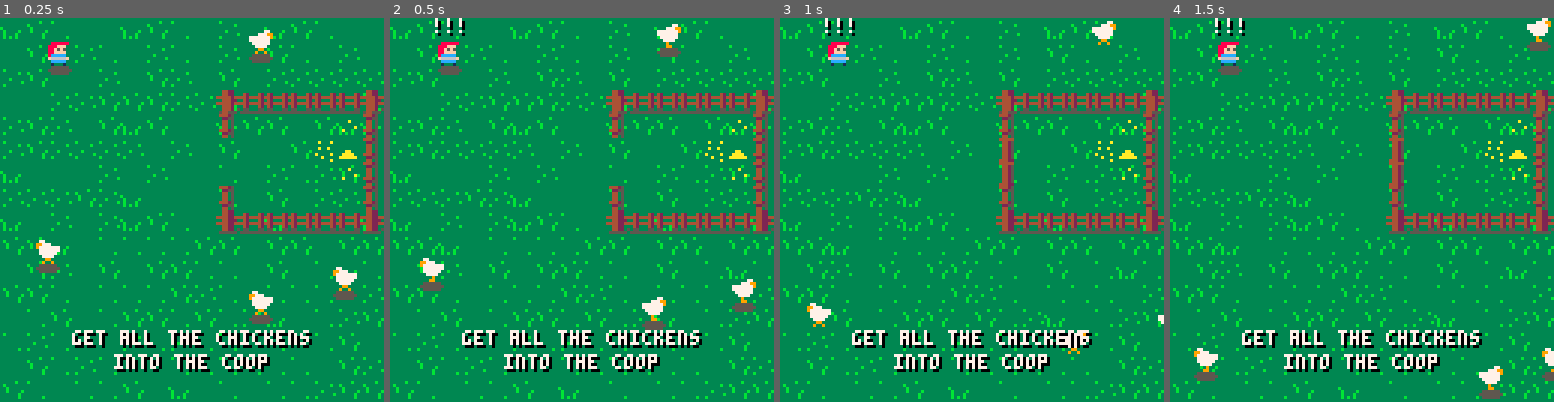
Above: before the commit, frames 1-4 (left to right).
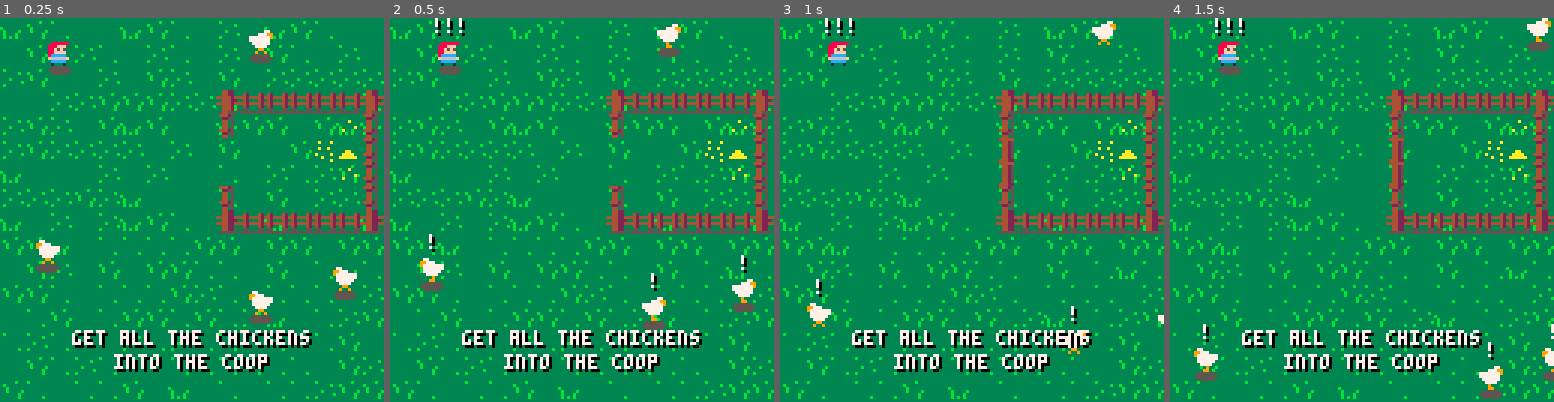
Above: after the commit, the same moments.

Repository: stevelavietes/pico8carts
Game: PICO-8 cartridge chickens.p8
The game is run twice, just before and just after one commit, with the same random seed, the same clock (stepped at 60 frames per second) and the same inputs.
Inputs:
- Up to frame 1 (0.25 s): no input
- Up to frame 2 (0.5 s): tap X (X key) at 0.33 s
- Up to frame 3 (1 s): tap O (Z key) at 0.7 s
- Up to frame 4 (1.5 s): tap X (X key) at 1.07 s

Frame 1 is identical in both runs. In frame 2, 0.1% of the frame differs, in the area x 10-93%, y 56-72%; in frame 3, 0.1%; in frame 4, 0.1%.

Commit message:
Try to do a better job of teaching the X and Z buttons. Make the chickens react with ! or ? so the effects of shouting are more clear.

Diff:
--- a/chickens.p8
+++ b/chickens.p8
@@ -1,7 +1,7 @@
 pico-8 cartridge // http://www.pico-8.com
 version 5
 __lua__
--- chickens!!! v1.0
+-- chickens!!! v1.1
 -- by jminor
 
 sprites={}
@@ -17,6 +17,8 @@
 players={}
 living={}
 obstacles={}
+shouted=false
+gated=false
 
 function mksprite(x,y,vx,vy,v)
  return {
@@ -57,6 +59,7 @@
      v)
     s.ntiles=2
     s.update=chx_update
+    s.eating=false
     add(sprites,s)
     add(chickens,s)
     add(living,s)
@@ -149,6 +152,7 @@
   s:update()
  end
  if btnp(4) then
+  gated=true
   toggle_gate()
  end
 end
@@ -163,7 +167,7 @@
   if gate_open then
    cprint2("z to open/close the gate",64,14*8,7)
   else
-   cprint2("you win!!!",64,14*8,rnd(16))
+   cprint2("you win!!!",64,12*8,rnd(16))
    if #players == 1 then
 	   players[1]:say("i did it!")
 	  else
@@ -176,9 +180,12 @@
   if t<200 then
    cprint2("get all the chickens",64,13*8,7)
    cprint2("into the coop",64,14*8,7)
-  elseif t<400 then
-   cprint2("x to shout",64,13*8,7)
-   cprint2("z to open/close the gate",64,14*8,7)
+  else
+   if not shouted then
+    cprint2("x to shout",64,13*8,7)
+   elseif not gated then
+    cprint2("z to open/close the gate",64,13*8,7)
+   end
   end
  end
 end
@@ -301,9 +308,15 @@
  if btn(2) then s.vy=-1/8 end
  if btn(3) then s.vy=1/8 end
  if btnp(5) then
+  shouted=true
   s:say("!!!")
   for c in all(chickens) do
    flee(c,s)
+   if c.eating then
+    c:say("?")
+   else
+    c:say("!")
+   end
   end
  end
 
@@ -329,9 +342,11 @@
   s.vy=0
   s.tile=2
   s.ntiles=4
+  s.eating=true
  else
   s.tile=1
   s.ntiles=2
+  s.eating=false
  end
 
  o=willbump(s,s.vx,s.vy,living)
